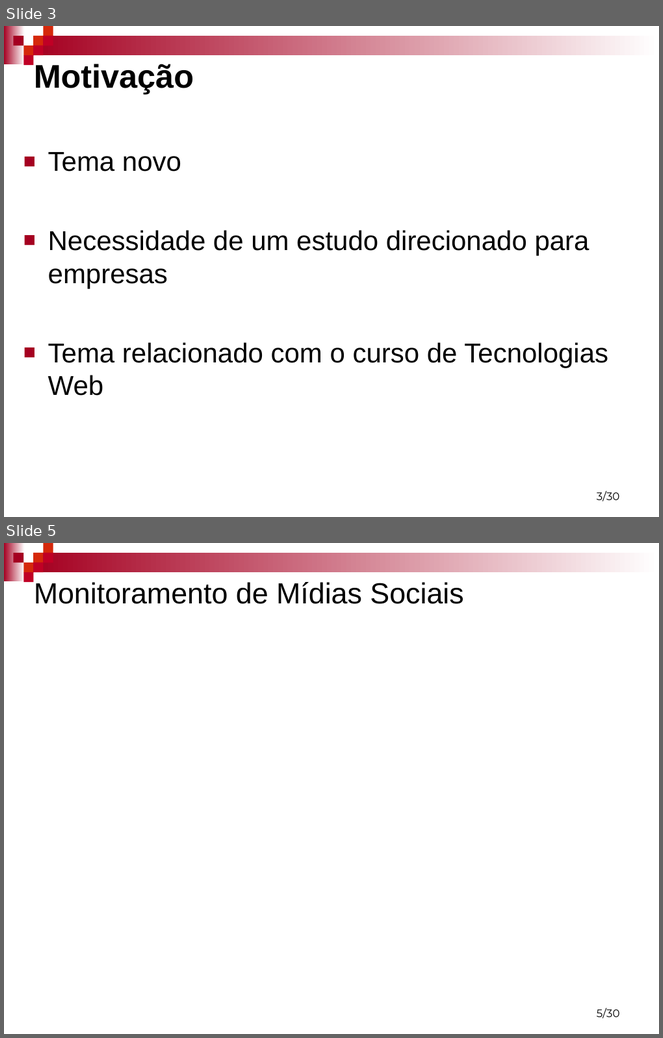
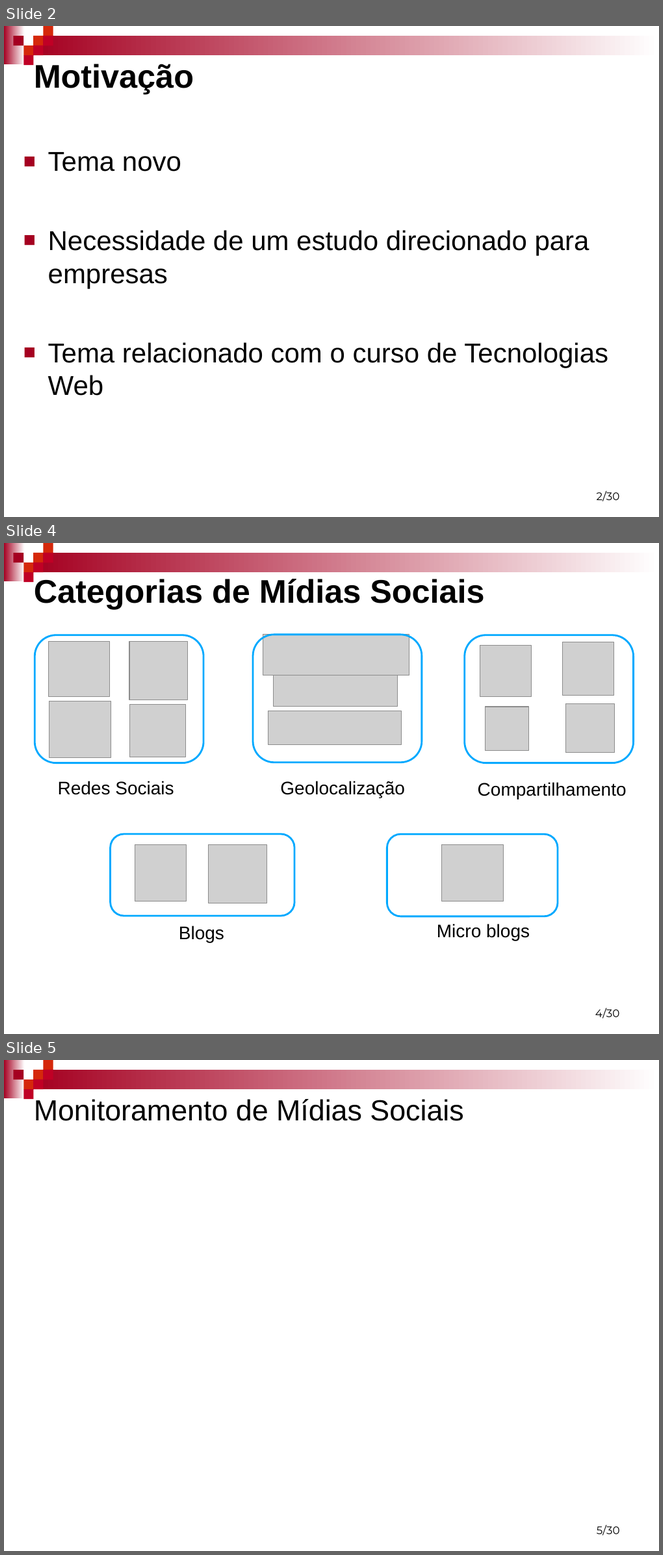
Before and after one commit to mfernado/my-project-socialmonitor, a slide deck: Artigo/Monitoramento de mídias Sociais - Marcos e Robson.ppt. Shown one above the other, each under a label of ours: slides 3 and 5 before the commit, slides 2, 4 and 5 after it; the slides between them are not shown. The pictures are 663x1038 and 663x1555 pixels, drawn with LibreOffice and Linux fonts; fonts in the diff are those of the drawing; grey boxes stand for pictures; background and template pictures are left out. Boxes give left, top, right and bottom in pixels: in the first picture for what was removed or moved away, otherwise in the second. Text is boxed around its words. In the diff, an @@ line names an element or a change of style, - is before the commit and + after.

```diff
--- a/Artigo/Monitoramento de mídias Sociais - Marcos e Robson.ppt
+++ b/Artigo/Monitoramento de mídias Sociais - Marcos e Robson.ppt
@@ slide 4 added at (x1=4, y1=543, x2=659, y2=1034), background #FFFFFF; not listed: 9 template elements that a slide beside it also shows @@
@@ title added at (x1=34, y1=579, x2=484, y2=609), 36 pt, text #000000, bold @@
+Categorias de Mídias Sociais
@@ rounded rectangle added at (x1=35, y1=635, x2=204, y2=763), outline #00A9FF 2.01 pt @@
@@ rounded rectangle added at (x1=253, y1=635, x2=422, y2=763), outline #00A9FF 2.01 pt @@
@@ picture added at (x1=263, y1=635, x2=410, y2=676) @@
@@ rounded rectangle added at (x1=465, y1=635, x2=634, y2=763), outline #00A9FF 2.01 pt @@
@@ picture added at (x1=49, y1=641, x2=110, y2=696) @@
@@ picture added at (x1=129, y1=641, x2=187, y2=700) @@
@@ picture added at (x1=480, y1=645, x2=531, y2=696) @@
@@ picture added at (x1=563, y1=642, x2=614, y2=696) @@
@@ picture added at (x1=273, y1=668, x2=398, y2=706) @@
@@ picture added at (x1=50, y1=702, x2=111, y2=758) @@
@@ picture added at (x1=129, y1=705, x2=185, y2=757) @@
@@ picture added at (x1=268, y1=711, x2=401, y2=745) @@
@@ picture added at (x1=485, y1=707, x2=529, y2=751) @@
@@ picture added at (x1=566, y1=704, x2=614, y2=753) @@
@@ text added at (x1=58, y1=781, x2=174, y2=795), 20 pt, text #000000 @@
+Redes Sociais
@@ text added at (x1=280, y1=781, x2=405, y2=798), 20 pt, text #000000 @@
+Geolocalização
@@ text added at (x1=478, y1=782, x2=627, y2=799), 20 pt, text #000000 @@
+Compartilhamento
@@ rounded rectangle added at (x1=110, y1=834, x2=295, y2=916), outline #00A9FF 2.01 pt @@
@@ rounded rectangle added at (x1=388, y1=835, x2=558, y2=917), outline #00A9FF 2.01 pt @@
@@ picture added at (x1=135, y1=845, x2=186, y2=901) @@
@@ picture added at (x1=208, y1=845, x2=267, y2=903) @@
@@ picture added at (x1=441, y1=845, x2=503, y2=901) @@
@@ text added at (x1=179, y1=926, x2=224, y2=943), 20 pt, text #000000 @@
+Blogs
@@ text added at (x1=437, y1=924, x2=530, y2=941), 20 pt, text #000000 @@
+Micro blogs
@@ page number added at (x1=596, y1=1008, x2=620, y2=1019), 12 pt, text #000000 @@
+4/30
@@ what was slide 3 is now slide 2 @@
@@ page number at (x1=597, y1=491, x2=620, y2=502): text changed @@
-3/30
+2/30
```
Also in this commit, not shown: 1 slide removed, 4 other files.
